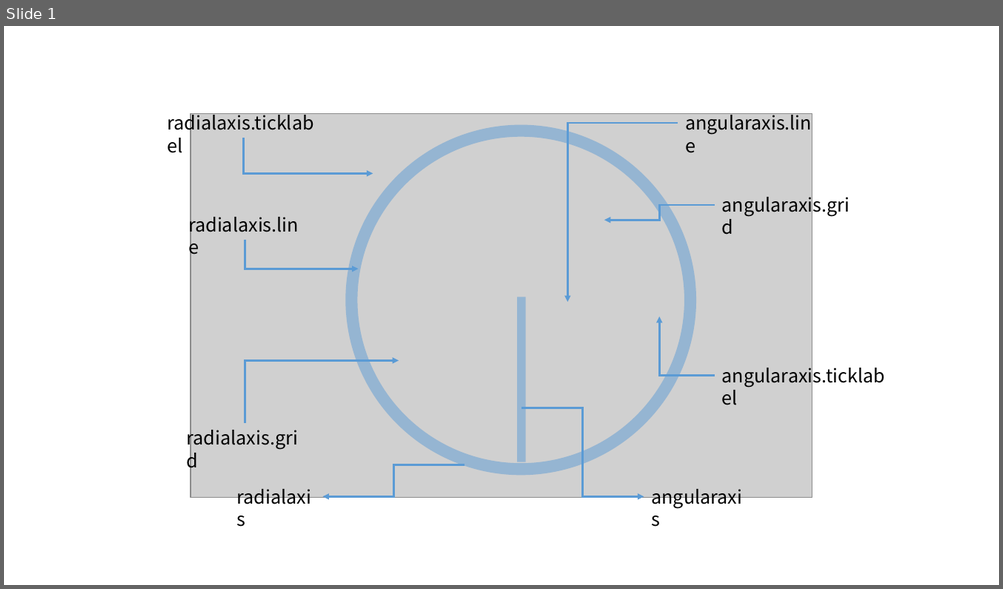
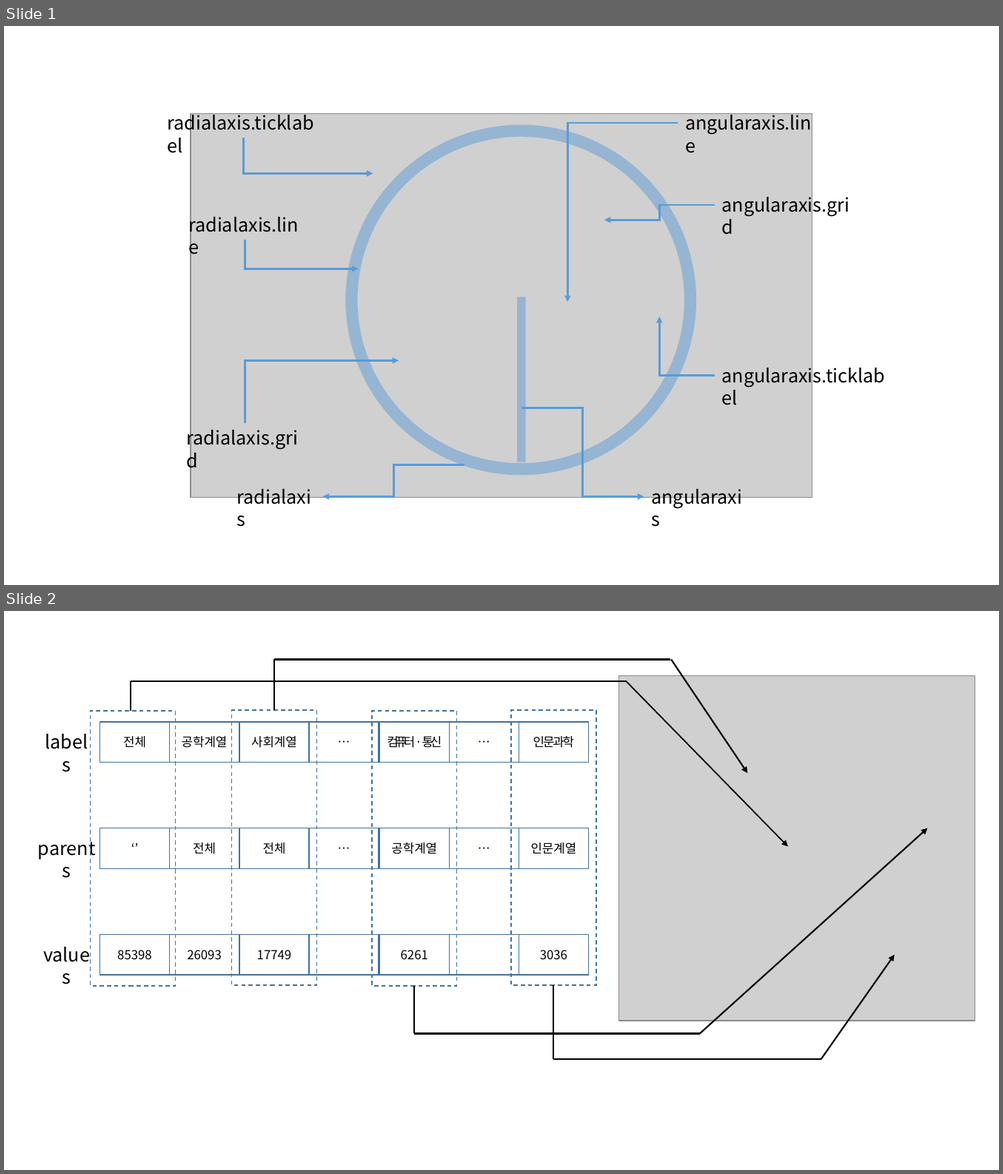
Before and after one commit to 2stndard/datavisualization, a slide deck: plotly/RnPy/chap4/프레젠테이션1.pptx. Shown one above the other, each under a label of ours: slide 1 before the commit, slides 1 and 2 after it. The pictures are 1003x589 and 1003x1174 pixels, drawn with LibreOffice and Linux fonts; fonts in the diff are those of the drawing; grey boxes stand for pictures. Boxes give left, top, right and bottom in pixels: in the first picture for what was removed or moved away, otherwise in the second. Text is boxed around its words. In the diff, an @@ line names an element or a change of style, - is before the commit and + after.

```diff
--- a/plotly/RnPy/chap4/프레젠테이션1.pptx
+++ b/plotly/RnPy/chap4/프레젠테이션1.pptx
@@ slide 2 added at bbox=[4, 611, 999, 1170], background #FFFFFF @@
@@ group added at bbox=[28, 660, 975, 1059]: 25 rectangles, 8 lines, 4 arrows, 3 texts, 1 picture @@
+전체
+공학계열
+사회계열
+…
+컴퓨터·통신
+…
+인문과학
+‘’
+전체
+전체
+…
+공학계열
+…
+인문계열
+85398
+26093
+17749
+6261
+3036
+labels
+parents
+values
```
Also in this commit, not shown: 12 other files.
